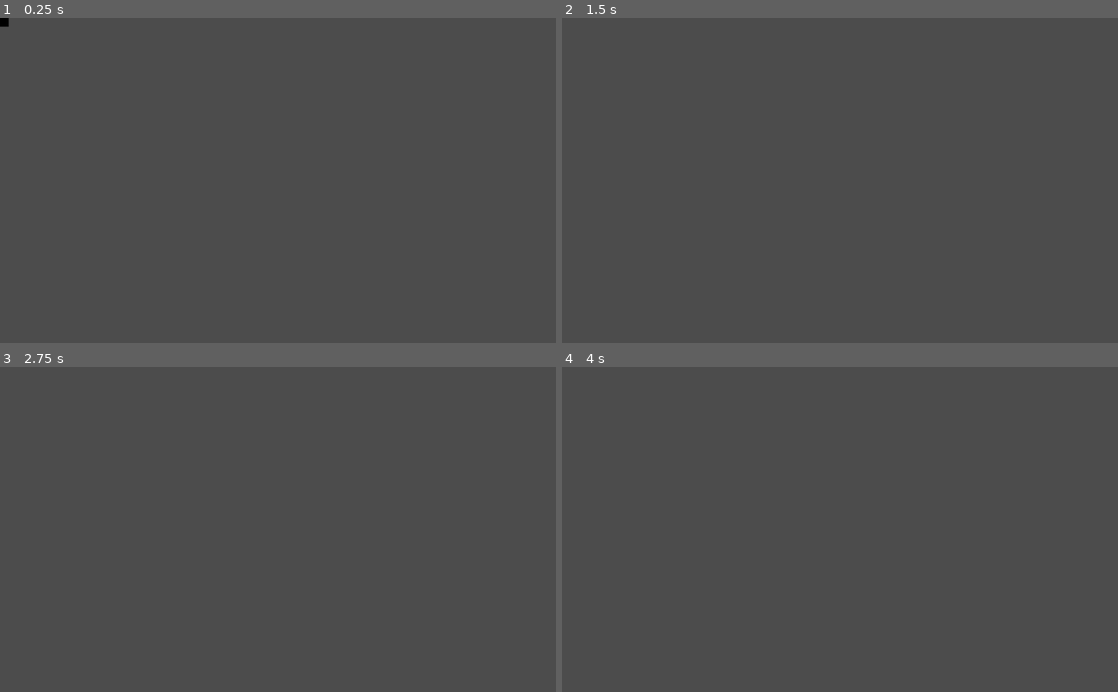
Above: before the commit, frames 1-4 (two rows, left to right).
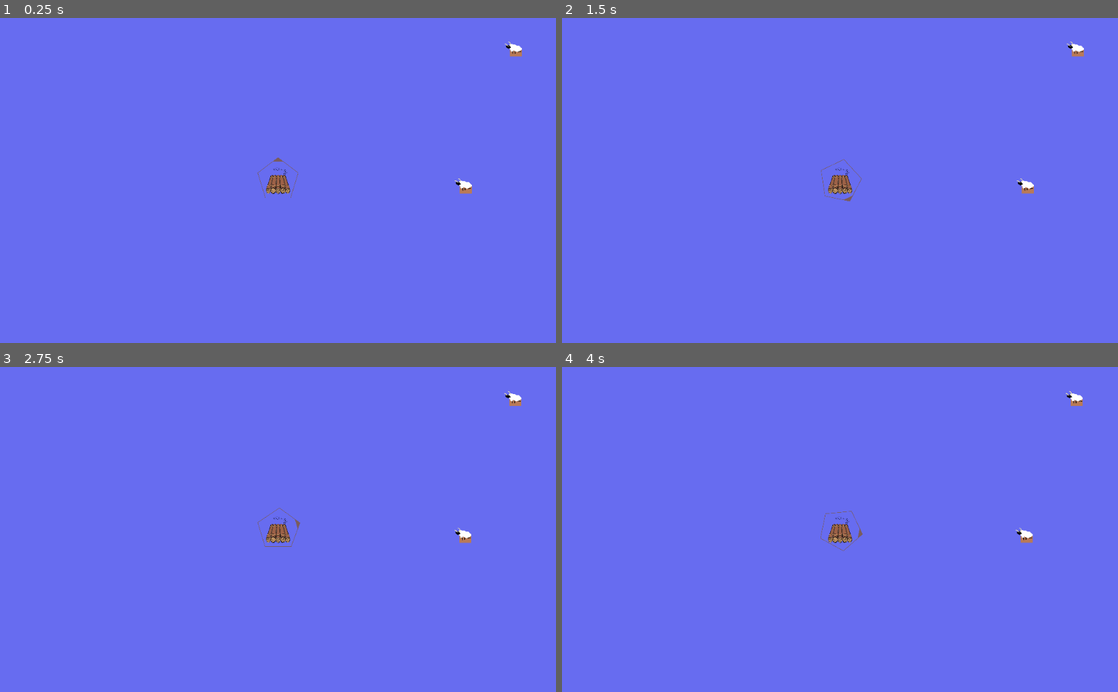
Above: after the commit, the same moments.

Repository: ben-baqa/Sea-Sheep
Game: Godot game, scene res://scenes/game.tscn
The game is run twice, just before and just after one commit, with the same random seed, the same clock (stepped at 60 frames per second) and the same inputs. Before the commit the project has no main scene; this scene is started directly in both runs.
Inputs:
- Up to frame 1 (0.25 s): no input
- Up to frame 2 (1.5 s): tap Enter at 0.5 s; hold D (right) 0.53-1.28 s; tap Space (dash) at 0.6, 1.35 s; hold S (down) from 1.28 s (still down)
- Up to frame 3 (2.75 s): tap Space (dash) at 2, 2.1 s; release S (down) at 2.03 s; hold D (right) from 2.03 s (still down)
- Up to frame 4 (4 s): release D (right) at 2.78 s; hold W (up) 2.78-3.53 s; tap Space (dash) at 2.85, 3.6 s; tap Enter at 3.5 s; hold A (left) from 3.53 s (still down)

The runs differ from the first frame. In frame 1, 100% of the frame differs, in the area x 0-100%, y 0-100%; in frame 2, 100%; in frame 3, 100%; in frame 4, 100%.

Commit message:
First Update
I got to explore a map with wrapping and some sprite changes, but somehow movement broke, and I'm not sure what the issue is

Diff:
--- a/project.godot
+++ b/project.godot
@@ -16,6 +16,7 @@
 [application]
 
 config/name="Sea Sheep"
+run/main_scene="res://scenes/game.tscn"
 config/icon="res://icon.png"
 
 [input]
@@ -60,4 +61,5 @@
 quality/driver/driver_name="GLES2"
 vram_compression/import_etc=true
 vram_compression/import_etc2=false
+environment/default_clear_color=Color( 0.403922, 0.423529, 0.941176, 1 )
 environment/default_environment="res://default_env.tres"
--- a/scenes/game.tscn
+++ b/scenes/game.tscn
@@ -1,22 +1,162 @@
-[gd_scene load_steps=4 format=2]
+[gd_scene load_steps=12 format=2]
 
-[ext_resource path="res://sprites/black square.png" type="Texture" id=1]
+[ext_resource path="res://sprites/SeaSheepRaft.png" type="Texture" id=1]
 [ext_resource path="res://scripts/boat.gd" type="Script" id=2]
+[ext_resource path="res://scripts/PlayerCamera.gd" type="Script" id=3]
+[ext_resource path="res://sprites/sheepSpriteTransparent.png" type="Texture" id=4]
+[ext_resource path="res://scripts/BoatSprite.gd" type="Script" id=5]
+[ext_resource path="res://scripts/game.gd" type="Script" id=6]
+[ext_resource path="res://sprites/map_shape.png" type="Texture" id=7]
+[ext_resource path="res://sprites/pointy_shape_transparent.png" type="Texture" id=8]
 
-[sub_resource type="RectangleShape2D" id=1]
+[sub_resource type="CircleShape2D" id=1]
+radius = 16.7244
+
+[sub_resource type="PhysicsMaterial" id=2]
+
+[sub_resource type="CircleShape2D" id=3]
 
 [node name="game" type="Node2D"]
+script = ExtResource( 6 )
 
-[node name="RigidBody2D" type="KinematicBody2D" parent="."]
+[node name="PlayerCamera" type="Camera2D" parent="."]
+position = Vector2( 0.594604, 0 )
+current = true
+process_mode = 0
+script = ExtResource( 3 )
+
+[node name="BoatSprite" type="Sprite" parent="."]
+scale = Vector2( 0.08, 0.11 )
+texture = ExtResource( 1 )
+script = ExtResource( 5 )
+
+[node name="PlayerBoat" type="KinematicBody2D" parent="."]
+position = Vector2( 300, 300 )
 script = ExtResource( 2 )
-turn_force = 0.015
-move_force = 20.0
-friction = 0.05
 
-[node name="CollisionShape2D" type="CollisionShape2D" parent="RigidBody2D"]
+[node name="CollisionShape2D" type="CollisionShape2D" parent="PlayerBoat"]
+scale = Vector2( 1.4, 1.4 )
 shape = SubResource( 1 )
 
-[node name="Sprite" type="Sprite" parent="RigidBody2D"]
-texture = ExtResource( 1 )
+[node name="PointyShape" type="Sprite" parent="PlayerBoat"]
+position = Vector2( 0, -5 )
+scale = Vector2( 0.15, 0.15 )
+texture = ExtResource( 8 )
 
-[node name="Camera2D" type="Camera2D" parent="RigidBody2D"]
+[node name="Obstacle" type="StaticBody2D" parent="."]
+position = Vector2( 1068.14, 770.167 )
+physics_material_override = SubResource( 2 )
+
+[node name="CollisionShape2D" type="CollisionShape2D" parent="Obstacle"]
+shape = SubResource( 3 )
+
+[node name="Sprite" type="Sprite" parent="Obstacle"]
+scale = Vector2( 0.292039, 0.263347 )
+texture = ExtResource( 4 )
+
+[node name="Obstacle2" type="StaticBody2D" parent="."]
+position = Vector2( 1189.71, -53.4485 )
+physics_material_override = SubResource( 2 )
+
+[node name="CollisionShape2D" type="CollisionShape2D" parent="Obstacle2"]
+shape = SubResource( 3 )
+
+[node name="Sprite" type="Sprite" parent="Obstacle2"]
+scale = Vector2( 0.292039, 0.263347 )
+texture = ExtResource( 4 )
+
+[node name="Obstacle3" type="StaticBody2D" parent="."]
+position = Vector2( 641.5, 311 )
+physics_material_override = SubResource( 2 )
+
+[node name="CollisionShape2D" type="CollisionShape2D" parent="Obstacle3"]
+shape = SubResource( 3 )
+
+[node name="Sprite" type="Sprite" parent="Obstacle3"]
+scale = Vector2( 0.292039, 0.263347 )
+texture = ExtResource( 4 )
+
+[node name="Obstacle4" type="StaticBody2D" parent="."]
+position = Vector2( 733.703, 58.6976 )
+physics_material_override = SubResource( 2 )
+
+[node name="CollisionShape2D" type="CollisionShape2D" parent="Obstacle4"]
+shape = SubResource( 3 )
+
+[node name="Sprite" type="Sprite" parent="Obstacle4"]
+scale = Vector2( 0.292039, 0.263347 )
+texture = ExtResource( 4 )
+
+[node name="fake_sprite" type="Sprite" parent="Obstacle4"]
+position = Vector2( 0, 2400 )
+scale = Vector2( 0.292039, 0.263347 )
+texture = ExtResource( 4 )
+
+[node name="Map_shape" type="Sprite" parent="."]
+scale = Vector2( 10.24, 6 )
+texture = ExtResource( 7 )
+centered = false
+
+[node name="BG_UL" type="Sprite" parent="Map_shape"]
+position = Vector2( -400, -400 )
+texture = ExtResource( 7 )
+centered = false
+
+[node name="BG_UM" type="Sprite" parent="Map_shape"]
+position = Vector2( 0, -400 )
+texture = ExtResource( 7 )
+centered = false
+
+[node name="BG_UR" type="Sprite" parent="Map_shape"]
+position = Vector2( 400, -400 )
+texture = ExtResource( 7 )
+centered = false
+
+[node name="BG_ML" type="Sprite" parent="Map_shape"]
+position = Vector2( -400, 0 )
+texture = ExtResource( 7 )
+centered = false
+
+[node name="BG_MR" type="Sprite" parent="Map_shape"]
+position = Vector2( 400, 0 )
+texture = ExtResource( 7 )
+centered = false
+
+[node name="BG_DL" type="Sprite" parent="Map_shape"]
+position = Vector2( -400, 400 )
+texture = ExtResource( 7 )
+centered = false
+
+[node name="BG_DM" type="Sprite" parent="Map_shape"]
+position = Vector2( 0, 400 )
+texture = ExtResource( 7 )
+centered = false
+
+[node name="BG_DR" type="Sprite" parent="Map_shape"]
+position = Vector2( 400, 400 )
+texture = ExtResource( 7 )
+centered = false
+
+[node name="StaticBody2D" type="StaticBody2D" parent="Map_shape"]
+
+[node name="CollisionPolygon2D" type="CollisionPolygon2D" parent="Map_shape/StaticBody2D"]
+polygon = PoolVector2Array( 159, 0.1, 159, 4, 157.1, 4, 142.2, 31, 141, 31, 138, 35, 135.3, 35, 119, 42, 119, 39.5, 96, 32.5, 96, 29, 88, 1.3, 88, 0, 155.8, 0 )
+
+[node name="CollisionPolygon2D2" type="CollisionPolygon2D" parent="Map_shape/StaticBody2D"]
+polygon = PoolVector2Array( 366, 17.1, 364.2, 38, 374.5, 83, 372.5, 83, 368.5, 97, 367, 97, 352, 116, 349.7, 116, 308.7, 146, 306.5, 146, 288.5, 155, 282, 155, 213, 156, 213, 154.1, 202, 147.1, 202, 144.7, 189.1, 130, 186.9, 130, 148, 124.7, 148, 123, 141, 118, 141, 115.5, 138, 110.6, 138, 93.6, 143.7, 80, 145, 80, 149, 75, 152.7, 75, 163, 70.7, 163, 70, 178, 59, 178, 57.9, 179.1, 38, 180.7, 38, 185.7, 27, 189, 27, 200, 24.5, 200, 23.8, 216, 15.8, 216, 15.2, 230, 0.1, 366, 0 )
+
+[node name="CollisionPolygon2D3" type="CollisionPolygon2D" parent="Map_shape/StaticBody2D"]
+position = Vector2( -0.246078, -0.419973 )
+polygon = PoolVector2Array( 19, 124.5, 30, 127.5, 30, 129.2, 46, 145.2, 46, 147.5, 55, 166.6, 55, 194, 54, 194, 54, 227, 52.4, 227, 44.4, 247, 42.8, 247, 27.8, 262, 25.3, 262, 11.4, 268, 6.3, 268, 0, 269.1, 0, 124, 2, 124, 2, 123, 19, 123 )
+
+[node name="CollisionPolygon2D4" type="CollisionPolygon2D" parent="Map_shape/StaticBody2D"]
+polygon = PoolVector2Array( 400, 269, 399, 269, 356, 268, 356, 266.5, 327, 257.5, 327, 256, 312, 244, 312, 241.7, 308, 236.7, 308, 220, 309.7, 220, 319.7, 198, 321.2, 198, 331.2, 188, 333.6, 188, 351, 181.6, 369, 163.2, 369, 161.5, 382.8, 134, 384.9, 134, 387.9, 129, 390.5, 129, 397, 125.8, 397, 124, 400, 124 )
+
+[node name="CollisionPolygon2D5" type="CollisionPolygon2D" parent="Map_shape/StaticBody2D"]
+polygon = PoolVector2Array( 158, 176.6, 158, 182, 159.9, 214, 160.6, 214, 164.7, 234, 165.3, 234, 183, 274.6, 183, 294.4, 174.4, 318, 172.9, 318, 158.8, 331, 155.4, 331, 146.4, 335, 132, 335, 132, 333.7, 125, 332.7, 125, 331, 116.3, 324, 113.7, 324, 82, 315.5, 82, 313.7, 77, 307.7, 77, 289.5, 68, 270.4, 68, 256, 69.5, 256, 74.5, 237, 75.8, 237, 83, 223.5, 83, 211.7, 84.6, 207, 85.7, 207, 95.7, 185, 97.3, 185, 107.3, 177, 111.8, 177, 142, 173.2, 142, 171.2 )
+
+[node name="CollisionPolygon2D6" type="CollisionPolygon2D" parent="Map_shape/StaticBody2D"]
+polygon = PoolVector2Array( 320, 317.1, 320, 318.6, 335, 323.6, 335, 325.1, 357, 344.1, 357, 346.6, 362, 357.6, 362, 364, 366, 400, 230, 400, 230, 397, 231.2, 397, 234.2, 363, 235.6, 363, 244.6, 339, 247.4, 339, 270.4, 324, 273.6, 324, 288.6, 318, 294.8, 318, 301, 317.2, 301, 315.9 )
+
+[node name="CollisionPolygon2D7" type="CollisionPolygon2D" parent="Map_shape/StaticBody2D"]
+polygon = PoolVector2Array( 113, 338.2, 113, 339.8, 133.5, 350, 147.5, 350, 153.5, 347, 163.3, 347, 168, 348.6, 168, 350.2, 174, 356.2, 174, 361, 175.2, 374, 173.2, 374, 160.2, 400, 88, 400, 83, 390.5, 83, 385.4, 76.6, 352, 78.9, 352, 85.9, 341, 88.9, 341, 98, 338.5, 98, 336.8 )
--- /dev/null
+++ b/scripts/BoatSprite.gd
@@ -0,0 +1,15 @@
+extends Sprite
+# Declare member variables here. Examples:
+# var a = 2
+# var b = "text"
+
+
+# Called when the node enters the scene tree for the first time.
+#func _ready():
+onready var player = get_node("../PlayerBoat")
+
+
+# Called every frame. 'delta' is the elapsed time since the previous frame.
+func _process(delta):
+	position.x = player.position.x
+	position.y = player.position.y
--- /dev/null
+++ b/scripts/NPCBoat.gd
@@ -0,0 +1,56 @@
+extends KinematicBody2D
+
+export var turn_force2: float = 1
+export var move_force2: float = 1
+
+export var friction2: float = .3
+export var radial_friction2: float = .2
+
+var vel: Vector2 = Vector2.ZERO
+var radial_vel: float = 0
+
+var up: bool = false
+var down: bool = false
+var left: bool = false
+var right: bool = false
+var dash: bool = false
+onready var mapsize = get_node("..").mapsize
+
+
+# Called when the node enters the scene tree for the first time.
+func _ready():
+	 # Replace with function body.
+	 # print(mapsize)
+	pass
+
+# Called every frame. 'delta' is the elapsed time since the previous frame.
+# Moved player control to only PlayerBoat
+
+func _physics_process(delta):
+	if left:
+		radial_vel -= turn_force2
+	if right:
+		radial_vel += turn_force2
+	var dir = Vector2.UP.rotated(rotation)
+	if up:
+		vel += dir * move_force2
+	if down:
+		vel -= dir * move_force2
+
+	vel *= (1 - friction2)
+	radial_vel *= (1 - radial_friction2)
+
+	vel = move_and_slide(vel)
+	rotate(radial_vel)
+	#print(position.x, position.y)
+	if position.x > mapsize.x:
+		position.x = 0
+	if position.x < 0:
+		position.x = mapsize.x
+	if position.y > mapsize.y:
+		position.y = 0
+	if position.y < 0:
+		position.y = mapsize.y
+
+func dash(power: float):
+	var dir = Vector2.ZERO
--- /dev/null
+++ b/scripts/PlayerCamera.gd
@@ -0,0 +1,16 @@
+extends Camera2D
+
+# Declare member variables here. Examples:
+# var a = 2
+# var b = "text"
+
+
+# Called when the node enters the scene tree for the first time.
+#func _ready():
+onready var player = get_node("../PlayerBoat")
+
+
+# Called every frame. 'delta' is the elapsed time since the previous frame.
+func _process(delta):
+	position.x = player.position.x
+	position.y = player.position.y
--- /dev/null
+++ b/scripts/Player_Boat.gd
@@ -0,0 +1,22 @@
+extends "res://scripts/boat.gd"
+
+
+# Declare member variables here. Examples:
+# var a = 2
+# var b = "text"
+
+
+# Called when the node enters the scene tree for the first time.
+func _ready():
+	pass # Replace with function body.
+
+func _process(delta):
+	up = Input.is_action_pressed("up")
+	down = Input.is_action_pressed("down")
+	left = Input.is_action_pressed("left")
+	right = Input.is_action_pressed("right")
+	dash = dash || Input.is_action_just_pressed("dash")
+
+# Called every frame. 'delta' is the elapsed time since the previous frame.
+#func _process(delta):
+#	pass
--- /dev/null
+++ b/scripts/game.gd
@@ -0,0 +1,17 @@
+extends Node2D
+
+
+# Declare member variables here. Examples:
+
+# We would change these depending on the map and the environment itself.
+var mapsize = Vector2(4096,2400)
+
+
+# Called when the node enters the scene tree for the first time.
+func _ready():
+	pass # Replace with function body.
+
+
+# Called every frame. 'delta' is the elapsed time since the previous frame.
+#func _process(delta):
+#	pass
Binary file added: sprites/SeaSheepRaft.png
Not shown, added: sprites/SeaSheepRaft.png.import
Binary file changed: sprites/black square.png
Binary file added: sprites/derpywolfTransparent.png
Not shown, added: sprites/derpywolfTransparent.png.import
Binary file added: sprites/map_shape.png
Not shown, added: sprites/map_shape.png.import
Binary file added: sprites/pointy_shape_transparent.png
Not shown, added: sprites/pointy_shape_transparent.png.import
Binary file added: sprites/sheepSpriteTransparent.png
Not shown, added: sprites/sheepSpriteTransparent.png.import
